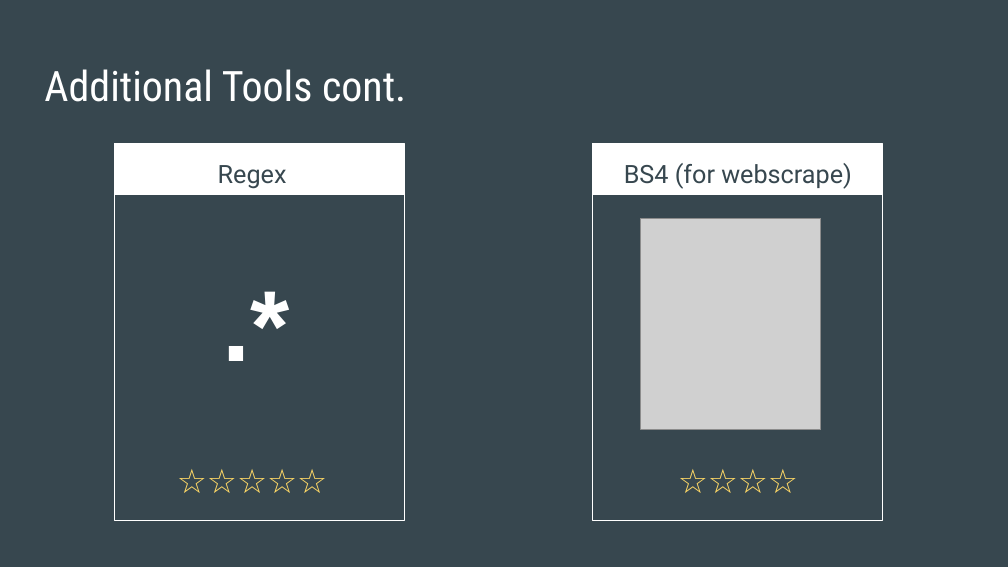
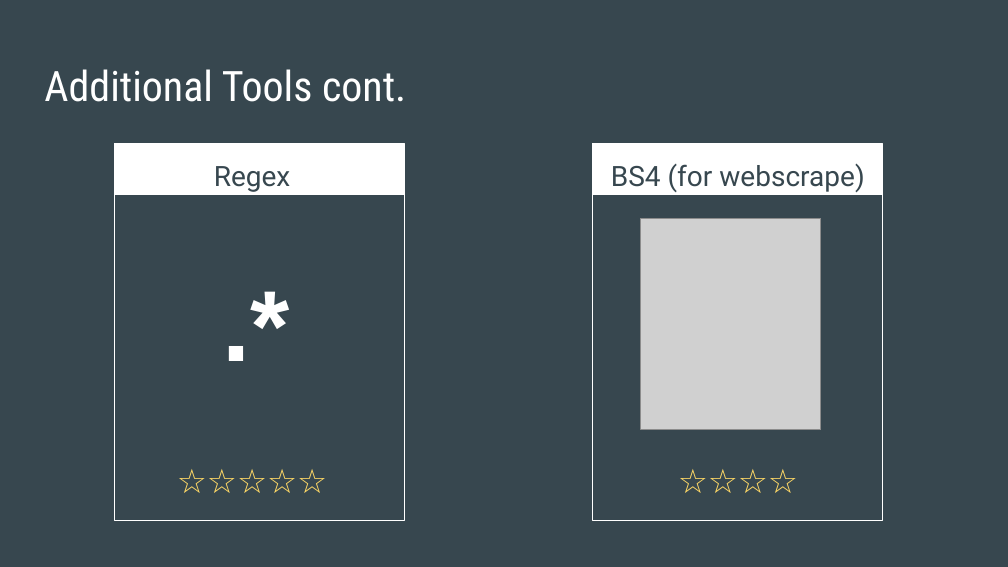
Before and after one commit to jacobpark1080/happyapp, a slide deck: slide 12 of HappyApp_Part_5.ppt. Drawn at 1008x567 pixels with LibreOffice and Linux fonts; fonts in the diff are those of the drawing; grey boxes stand for pictures. Boxes give left, top, right and bottom in pixels: in the first picture for what was removed or moved away, otherwise in the second. Text is boxed around its words. In the diff, an @@ line names an element or a change of style, - is before the commit and + after.

```diff
--- a/HappyApp_Part_5.ppt
+++ b/HappyApp_Part_5.ppt
@@ text "Regex" at (214, 166, 291, 192): size 18 to 20 pt @@
@@ text "BS4 (for webscrape)" at (611, 164, 864, 192): size 18 to 20 pt @@
```
Also in this commit, not shown: 7 other slides changed, 4 other files.
